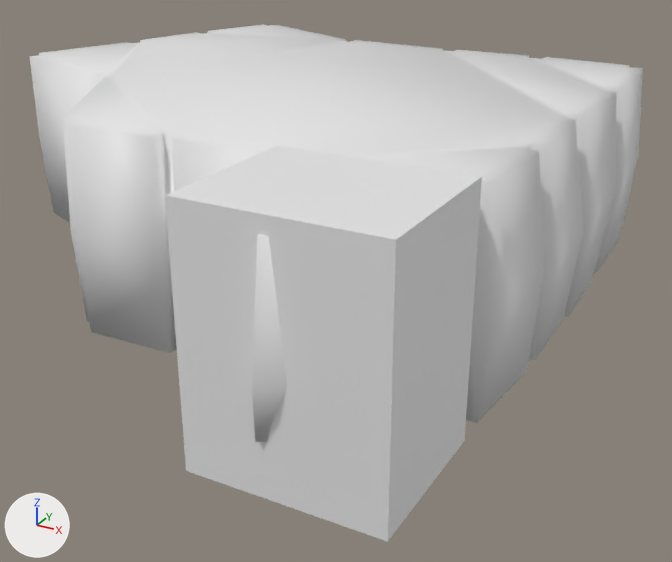
A saved change to the Blender file assets/worlds/playerhome_basement.blend.
Rendered twice from a 50 mm lens placed at (13.4, -14.7, 8.9), pointed at (3.6, 3.2, -0.1). Arrows for +X, +Y and +Z are at lower left; the lights stay in place.

Objects in the first picture: 'basement', 'main_entrance_loading_zone'.
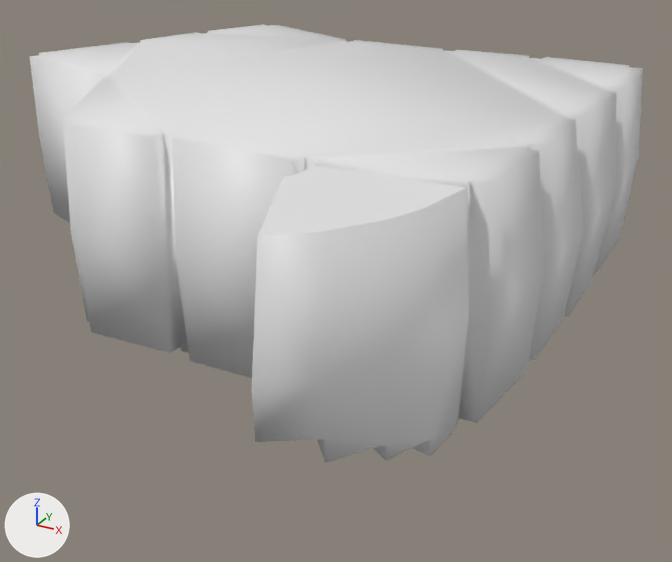
What differs and where, as boxes (x1, y1, x2, y2) in the pictures (672 x 562 px):
'main_entrance_loading_zone', hidden: before (165, 146, 482, 542)

The change, as a list of edits to the scene's bpy script:
```text
Change ob_main_entrance_loading_zone:
    add ob_main_entrance_loading_zone.hide_set(True)  # its collection is switched off
```
